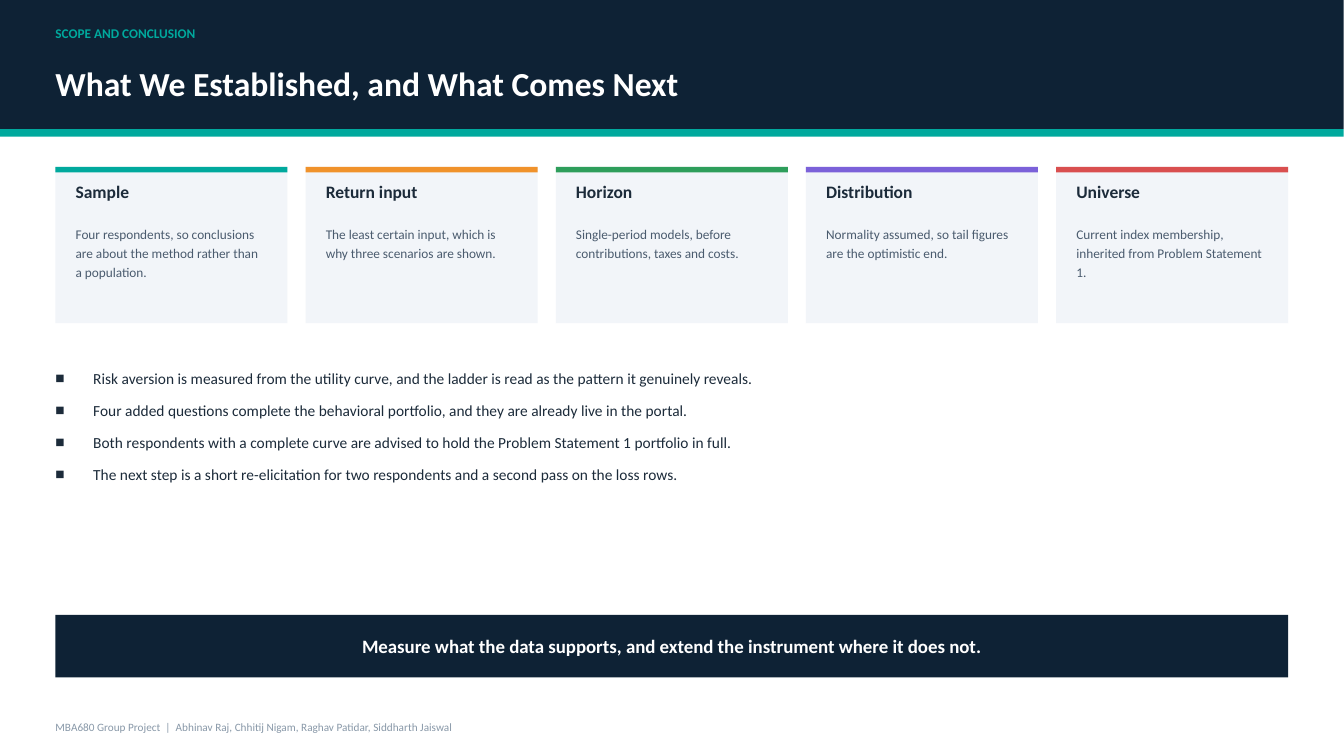
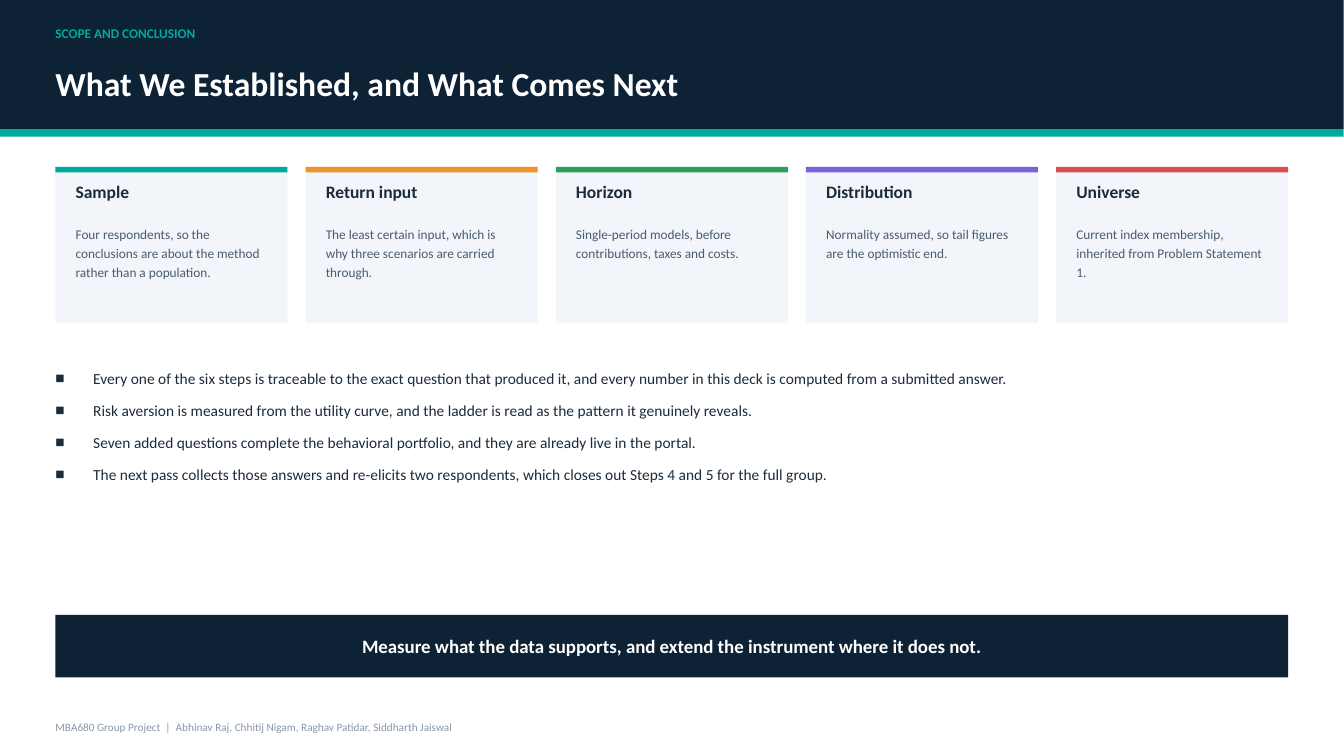
Before and after one commit to siddharthjaiswal05/mba_680_assignment_2, a slide deck: slide 14 of deck/MBA680_Presentation.pptx (slide 12 before the commit). Drawn at 1344x756 pixels with LibreOffice and Linux fonts; fonts in the diff are those of the drawing. Boxes give left, top, right and bottom in pixels: in the first picture for what was removed or moved away, otherwise in the second. Text is boxed around its words. In the diff, an @@ line names an element or a change of style, - is before the commit and + after.

Commit message:
Restructure the deck as a step by step walk-through
Each of Steps 1 to 6 now gets its own slide showing four things together:
what the step required, the survey questions exactly as the form asked them,
how the answers were turned into a number, and what came out. A roadmap slide
opens the sequence and a completion slide closes it.

Both renderers gain one generic block-column layout, so a slide is now a list
of blocks with explicit heights and the pptx and pdf agree by construction.
Three engine figure titles and two annotations were reworded to describe what
the instrument measures rather than what it leaves out.

```diff
--- a/deck/MBA680_Presentation.pptx
+++ b/deck/MBA680_Presentation.pptx
@@ text at (76,230,260,279): text changed @@
-Four respondents, so conclusions are about the method rather than a population.
+Four respondents, so the conclusions are about the method rather than a population.
@@ text at (326,230,495,280): text changed @@
-The least certain input, which is why three scenarios are shown.
+The least certain input, which is why three scenarios are carried through.
@@ text at (93,373,1006,387): paragraph added @@
+■ Every one of the six steps is traceable to the exact question that produced it, and every number in this deck is computed from a submitted answer.
@@ text at (93,437,827,483): text changed @@
-■ Four added questions complete the behavioral portfolio, and they are already live in the portal.
-■ Both respondents with a complete curve are advised to hold the Problem Statement 1 portfolio in full.
-■ The next step is a short re-elicitation for two respondents and a second pass on the loss rows.
+■ Seven added questions complete the behavioral portfolio, and they are already live in the portal.
+■ The next pass collects those answers and re-elicits two respondents, which closes out Steps 4 and 5 for the full group.
```
Also in this commit, not shown: 4 other slides changed, 9 slides added, 7 slides removed, 10 other files.
